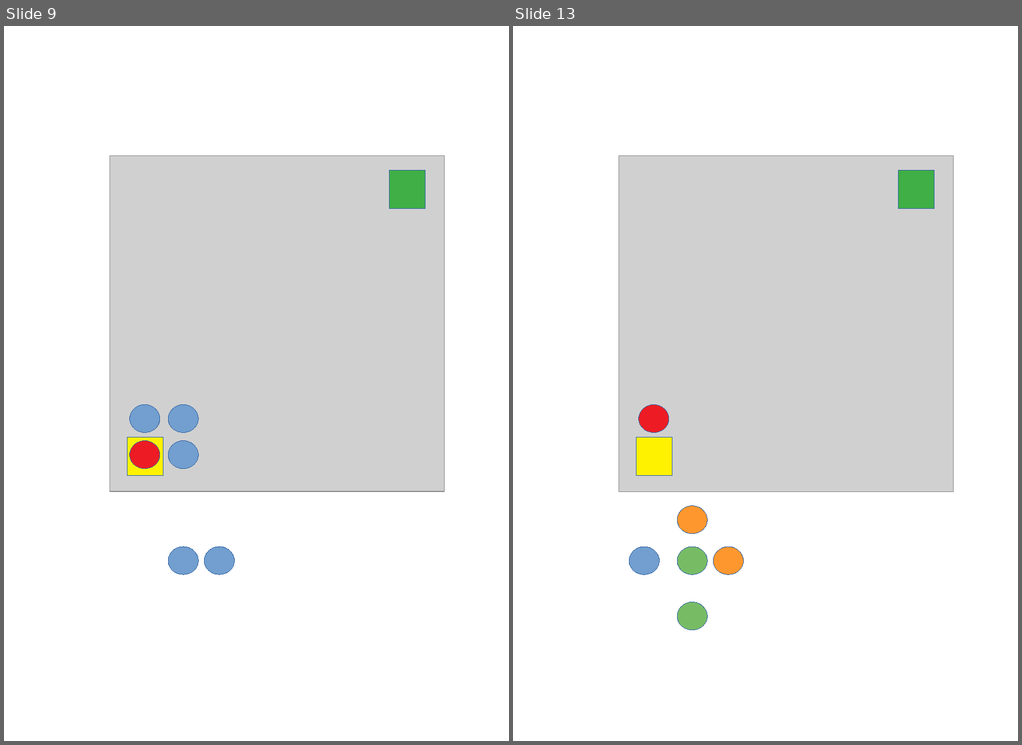
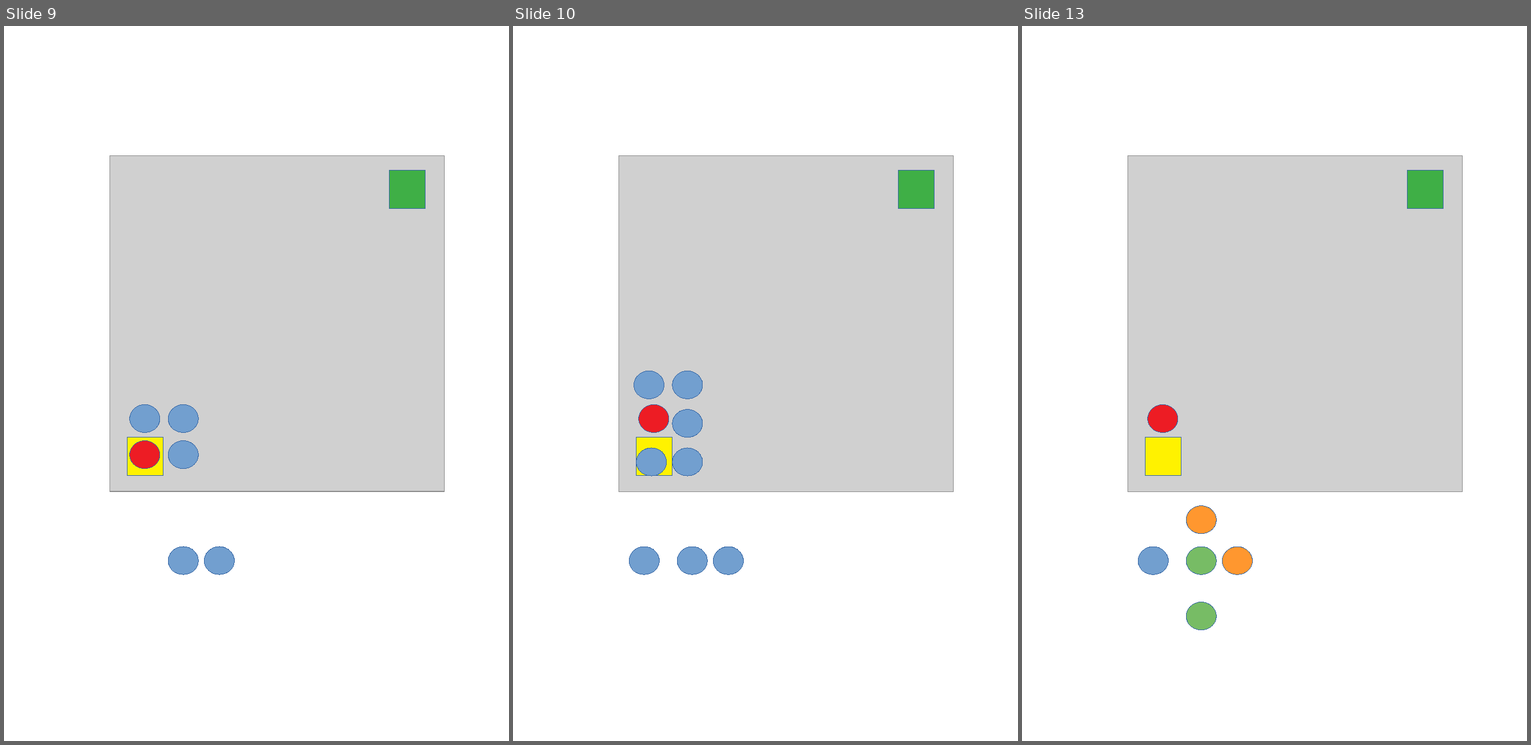
Before and after one commit to fabhrius/La-Cosa, a slide deck: capitulos/9 - Redundancia/cap3 - Redundancia.odp. Shown side by side, each under a label of ours: slides 9 and 13 before the commit, slides 9, 10 and 13 after it; the slides between them are not shown. The pictures are 1022x745 and 1531x745 pixels, drawn with LibreOffice and Linux fonts; fonts in the diff are those of the drawing; grey boxes stand for pictures. Boxes give left, top, right and bottom in pixels: in the first picture for what was removed or moved away, otherwise in the second. Text is boxed around its words. In the diff, an @@ line names an element or a change of style, - is before the commit and + after.

```diff
--- a/capitulos/9 - Redundancia/cap3 - Redundancia.odp
+++ b/capitulos/9 - Redundancia/cap3 - Redundancia.odp
@@ slide 10 added at <box>513,26,1018,741</box>, background #FFFFFF @@
@@ picture added at <box>619,155,953,491</box> @@
@@ rectangle added at <box>899,170,935,209</box>, fill #3FAF46, outline #3465A4 0 pt @@
@@ ellipse added at <box>634,371,664,398</box>, fill #729FCF, outline #3465A4 0 pt @@
@@ ellipse added at <box>673,371,702,398</box>, fill #729FCF, outline #3465A4 0 pt @@
@@ ellipse added at <box>639,404,669,432</box>, fill #ED1C24, outline #3465A4 0 pt @@
@@ ellipse added at <box>673,409,702,437</box>, fill #729FCF, outline #3465A4 0 pt @@
@@ rectangle added at <box>637,437,673,475</box>, fill #FFF200, outline #3465A4 0 pt @@
@@ ellipse added at <box>637,448,666,475</box>, fill #729FCF, outline #3465A4 0 pt @@
@@ ellipse added at <box>673,448,702,475</box>, fill #729FCF, outline #3465A4 0 pt @@
@@ ellipse added at <box>629,546,659,574</box>, fill #729FCF, outline #3465A4 0 pt @@
@@ ellipse added at <box>677,546,707,574</box>, fill #729FCF, outline #3465A4 0 pt @@
@@ ellipse added at <box>713,546,743,574</box>, fill #729FCF, outline #3465A4 0 pt @@
```
Also in this commit, not shown: 1 slide changed, 2 other slides added, 2 slides removed, 1 other file.
